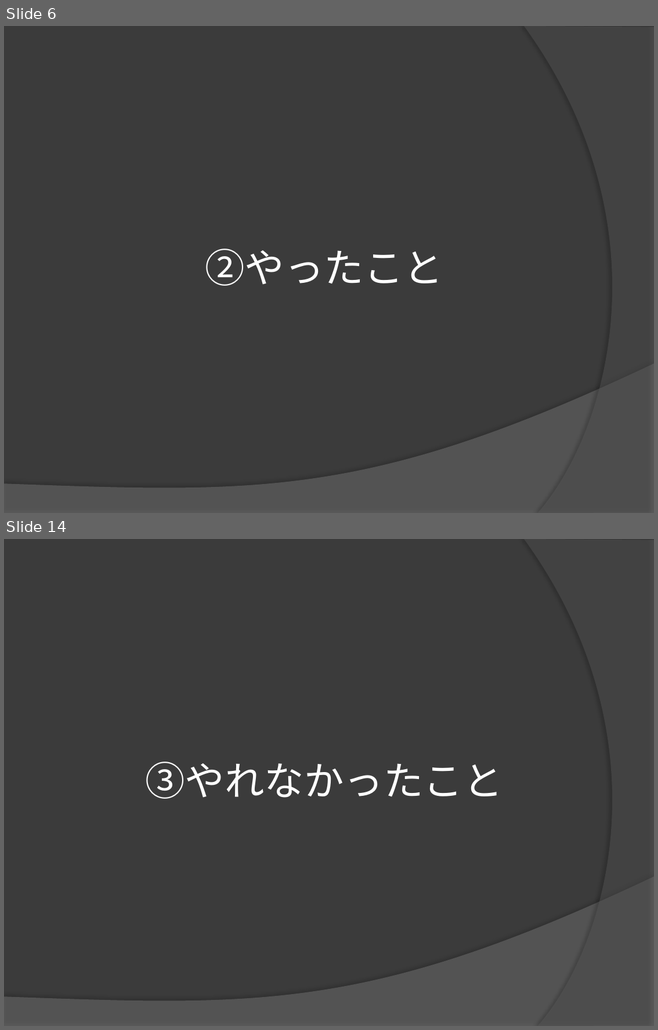
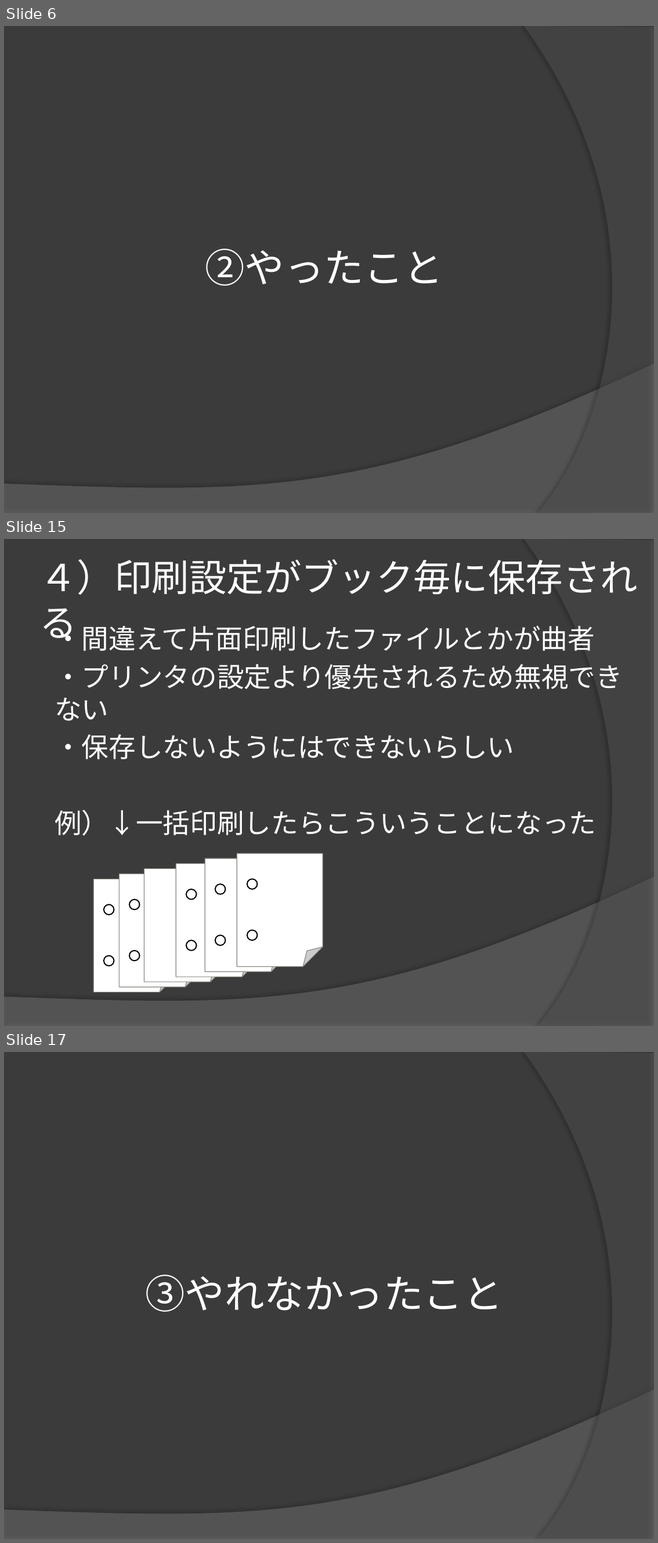
Before and after one commit to yuridonus/FEstudy, a slide deck: hateful_excel.pptx. Shown one above the other, each under a label of ours: slides 6 and 14 before the commit, slides 6, 15 and 17 after it; the slides between them are not shown. The pictures are 658x1030 and 658x1543 pixels, drawn with LibreOffice and Linux fonts; fonts in the diff are those of the drawing. Boxes give left, top, right and bottom in pixels: in the first picture for what was removed or moved away, otherwise in the second. Text is boxed around its words. In the diff, an @@ line names an element or a change of style, - is before the commit and + after.

```diff
--- a/hateful_excel.pptx
+++ b/hateful_excel.pptx
@@ slide 15 added at [4,539,654,1026], background #3B3B3B; not listed: 2 template elements that a slide beside it also shows @@
@@ title added at [40,559,637,641], 41.4 pt, text #FFFFFF @@
+４）印刷設定がブック毎に保存される
@@ text added at [54,621,622,836], 30 pt, text #FFFFFF @@
+・間違えて片面印刷したファイルとかが曲者
+・プリンタの設定より優先されるため無視できない
+・保存しないようにはできないらしい
+例）↓一括印刷したらこういうことになった
@@ folded corner added at [144,869,230,982], fill #FFFFFF, outline #87867E 0.75 pt @@
@@ folded corner added at [176,864,262,977], fill #FFFFFF, outline #87867E 0.75 pt @@
@@ folded corner added at [205,859,291,972], fill #FFFFFF, outline #87867E 0.75 pt @@
@@ folded corner added at [237,853,322,966], fill #FFFFFF, outline #87867E 0.75 pt @@
@@ folded corner added at [94,879,179,993], fill #FFFFFF, outline #87867E 0.75 pt @@
@@ folded corner added at [119,874,205,987], fill #FFFFFF, outline #87867E 0.75 pt @@
@@ ellipse added at [215,884,226,895], fill #FFFFFF, outline #000000 1.25 pt @@
@@ ellipse added at [247,879,257,890], fill #FFFFFF, outline #000000 1.25 pt @@
@@ ellipse added at [129,900,140,910], fill #FFFFFF, outline #000000 1.25 pt @@
@@ ellipse added at [186,889,197,900], fill #FFFFFF, outline #000000 1.25 pt @@
@@ ellipse added at [104,905,114,915], fill #FFFFFF, outline #000000 1.25 pt @@
@@ ellipse added at [215,935,226,946], fill #FFFFFF, outline #000000 1.25 pt @@
@@ ellipse added at [247,930,257,940], fill #FFFFFF, outline #000000 1.25 pt @@
@@ ellipse added at [104,956,114,966], fill #FFFFFF, outline #000000 1.25 pt @@
@@ ellipse added at [129,951,140,961], fill #FFFFFF, outline #000000 1.25 pt @@
@@ ellipse added at [186,940,197,951], fill #FFFFFF, outline #000000 1.25 pt @@
@@ what was slide 14 is now slide 17 @@
```
Also in this commit, not shown: 7 slides changed, 6 other slides added, 3 slides removed.
